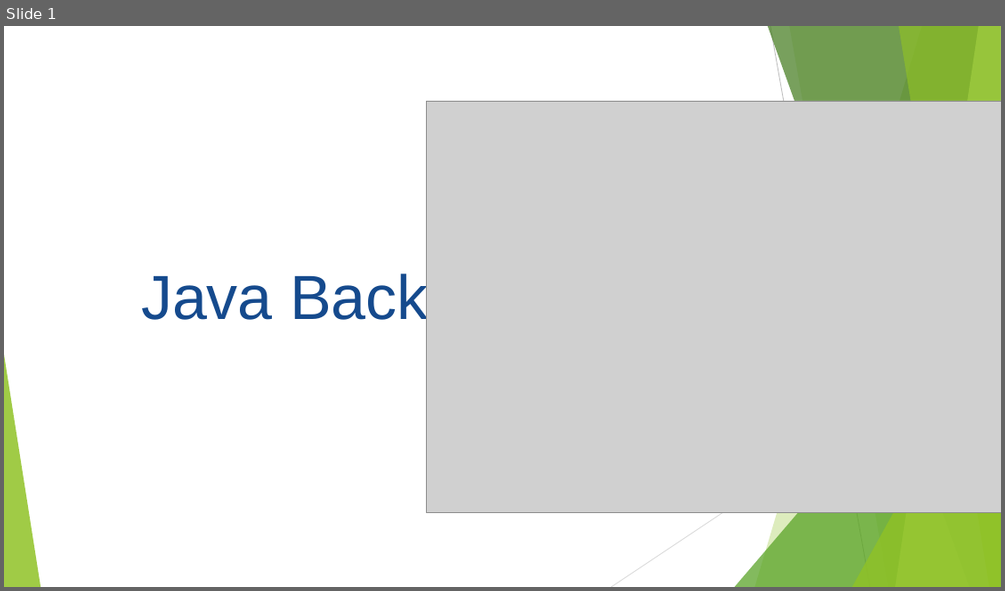
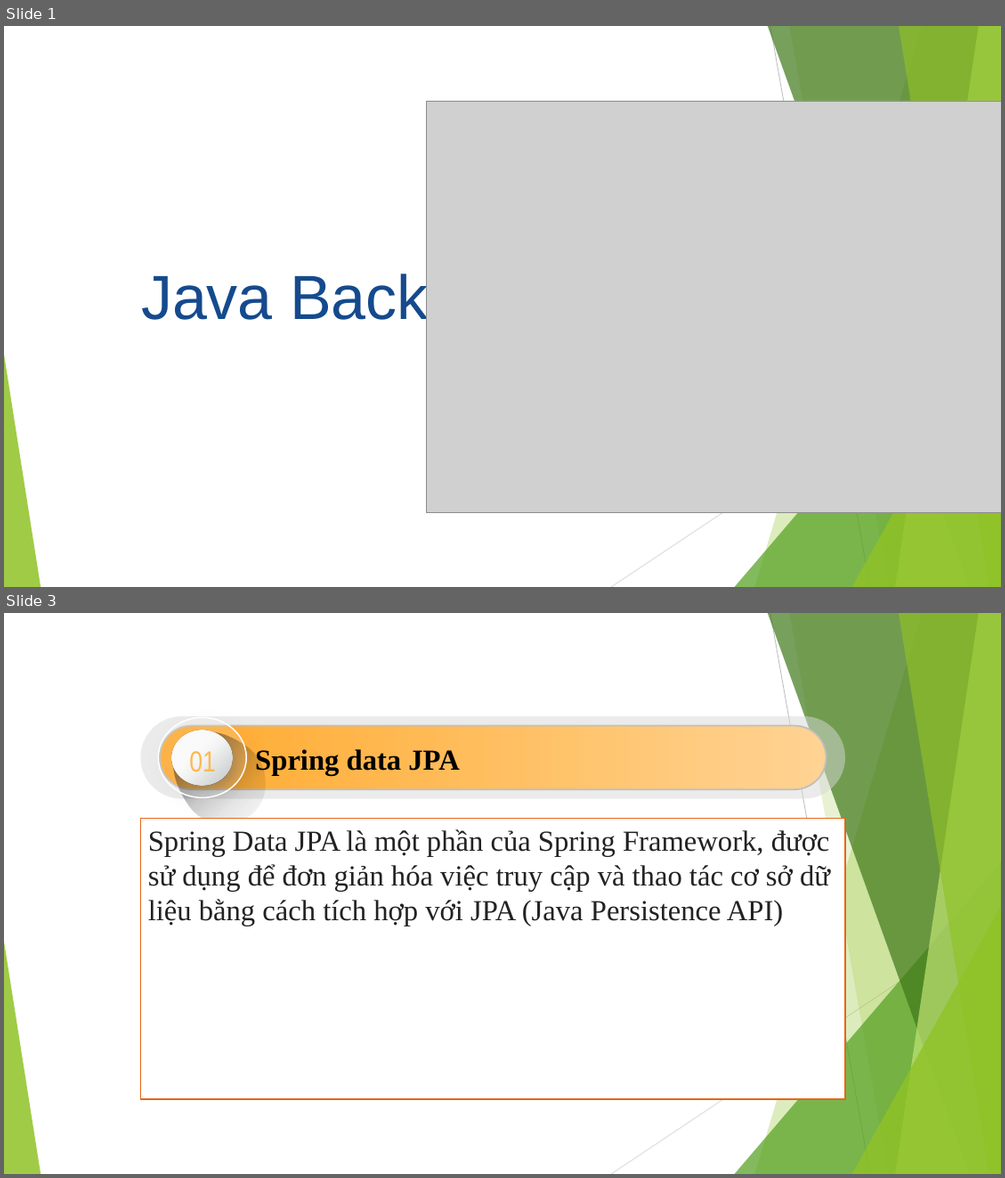
Before and after one commit to KAI-ASIA/KAI-TTS, a slide deck: Slide/Bài 6.pptx. Shown one above the other, each under a label of ours: slide 1 before the commit, slides 1 and 3 after it; the slides between them are not shown. The pictures are 1005x591 and 1005x1178 pixels, drawn with LibreOffice and Linux fonts; fonts in the diff are those of the drawing; grey boxes stand for pictures. Boxes give left, top, right and bottom in pixels: in the first picture for what was removed or moved away, otherwise in the second. Text is boxed around its words. In the diff, an @@ line names an element or a change of style, - is before the commit and + after.

```diff
--- a/Slide/Bài 6.pptx
+++ b/Slide/Bài 6.pptx
@@ slide 3 added at <box>4,613,1001,1174</box>, background #FFFFFF; not listed: 10 template elements that a slide beside it also shows @@
@@ rounded rectangle added at <box>141,716,845,798</box>, fill #D8D8D8 at 50% opacity @@
@@ rounded rectangle added at <box>160,726,825,789</box>, fill gradient #FFAA2D to #FFD393, outline #BFBFBF 1.5 pt @@
@@ group added at <box>154,712,283,842</box>: 3 ellipses, 1 freeform shape, 1 text @@
+01
@@ text added at <box>255,749,459,776</box>, 28 pt, text #000000, bold @@
+Spring data JPA
@@ rectangle added at <box>141,818,845,1099</box>, fill #FFFFFF, outline #E76618 1 pt, 28 pt, text #222222 @@
+Spring Data JPA là một phần của Spring Framework, được sử dụng để đơn giản hóa việc truy cập và thao tác cơ sở dữ liệu bằng cách tích hợp với JPA (Java Persistence API)
```
Also in this commit, not shown: 1 slide changed, 6 other slides added, 12 other files.
